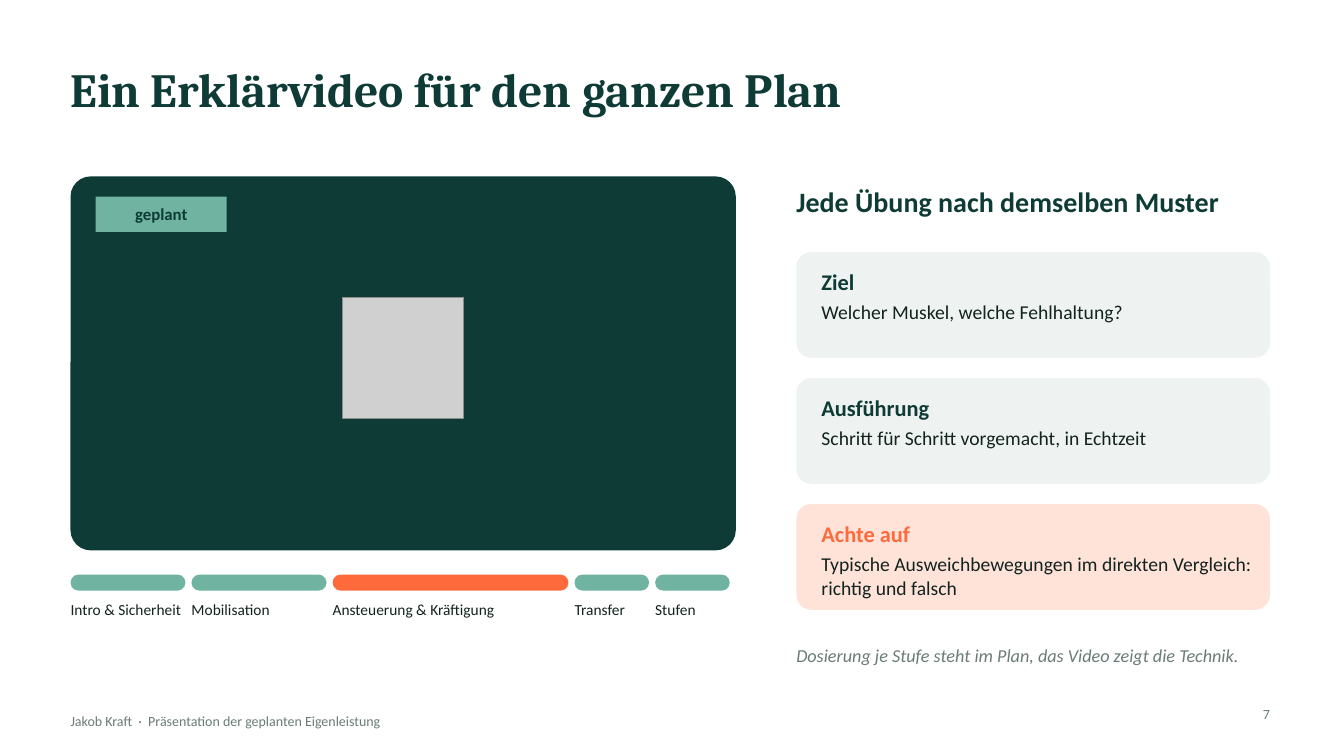
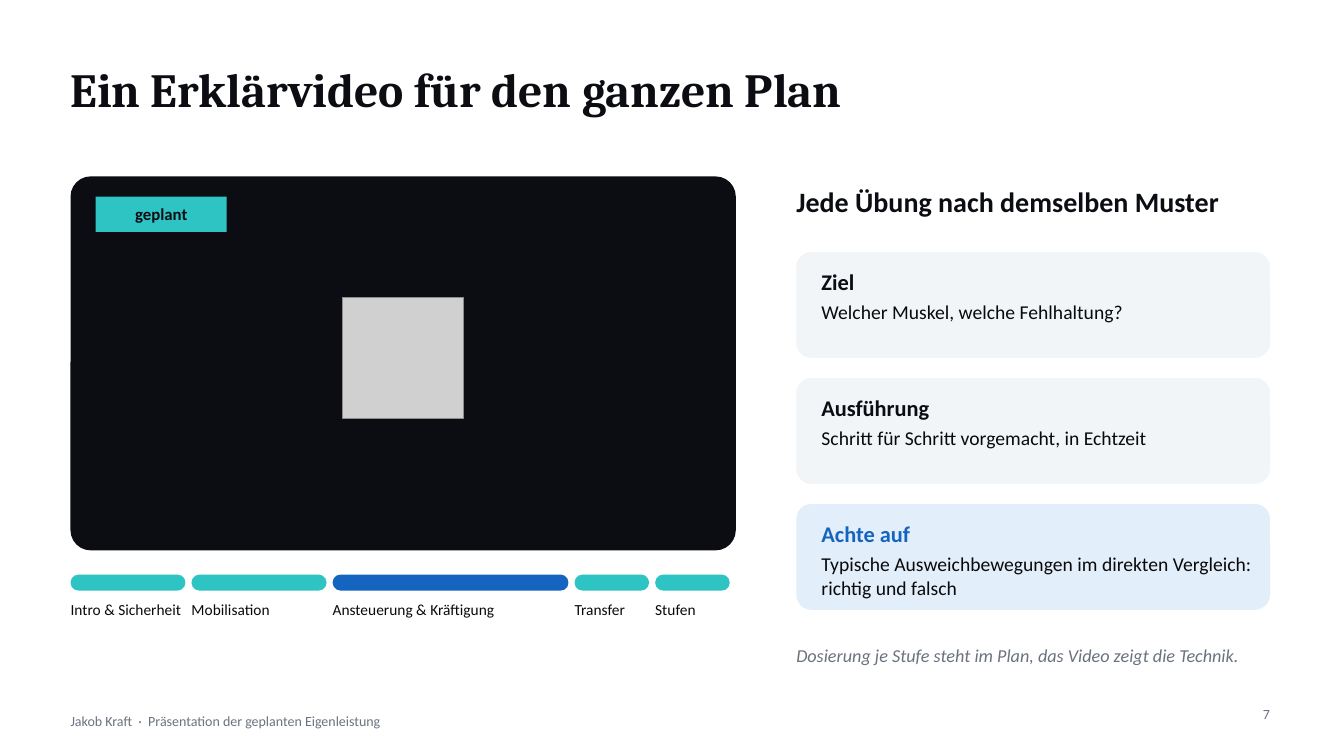
Before and after one commit to jakomimo-del/frontend-system-design, a slide deck: slide 7 of Seminararbeit/Eigenleistung_Praesentation.pptx. Drawn at 1344x756 pixels with LibreOffice and Linux fonts; fonts in the diff are those of the drawing; grey boxes stand for pictures. Boxes give left, top, right and bottom in pixels: in the first picture for what was removed or moved away, otherwise in the second. Text is boxed around its words. In the diff, an @@ line names an element or a change of style, - is before the commit and + after.

```diff
--- a/Seminararbeit/Eigenleistung_Praesentation.pptx
+++ b/Seminararbeit/Eigenleistung_Praesentation.pptx
@@ rounded rectangle at (71, 176, 736, 551): fill #0E3B36 to #0B0D12 @@
@@ rectangle "geplant" at (96, 197, 227, 232): text colour #0E3B36 to #0B0D12; fill #6FB3A0 to #2EC4C4 @@
@@ rounded rectangle at (797, 252, 1270, 358): fill #EEF3F1 to #F1F5F8 @@
@@ rounded rectangle at (797, 378, 1270, 484): fill #EEF3F1 to #F1F5F8 @@
@@ text colour #0E3B36 to #0B0D12 in 4 elements at (71, 73, 842, 117), (796, 189, 1219, 217), (821, 274, 854, 290), (821, 400, 929, 420) @@
@@ rounded rectangle at (797, 504, 1270, 610): fill #FFE3D9 to #E3EEFB @@
@@ text "Achte auf" at (821, 526, 910, 542): text colour #FF6A3D to #1565C0 @@
@@ text colour #13231F to #0A0A0A in 8 elements at (71, 604, 181, 615), (191, 604, 269, 615), (333, 604, 494, 618), (575, 604, 625, 615), (655, 604, 695, 615), (821, 305, 1123, 323), (821, 431, 1146, 449), (821, 557, 1251, 599) @@
@@ rounded rectangle at (333, 575, 569, 591): fill #FF6A3D to #1565C0 @@
@@ fill #6FB3A0 to #2EC4C4 in 4 elements at (71, 575, 186, 591), (192, 575, 327, 591), (575, 575, 649, 591), (655, 575, 730, 591) @@
```
Also in this commit, not shown: 8 other slides changed.
